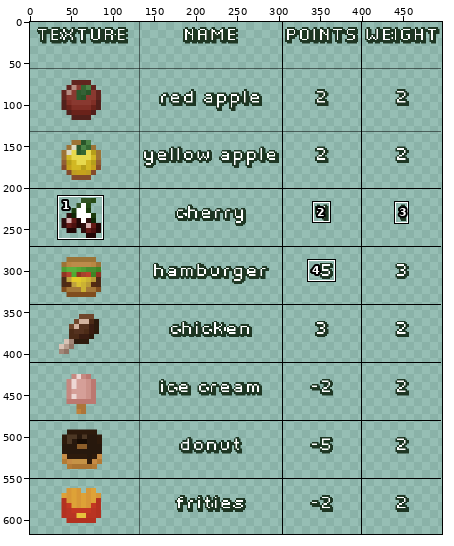
A sprite sheet gets an edit: resources/textures/foodStatsState/foodList.png. Above: a wide view before the commit, with the close-up outlined.
Close-up. Before:
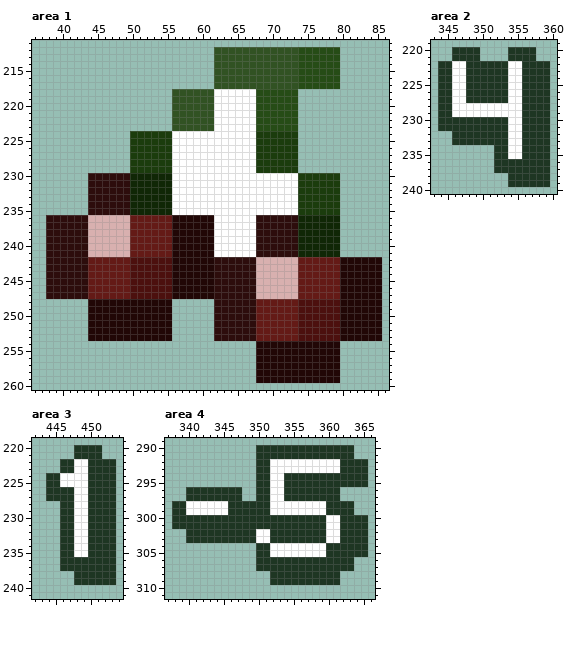
The file is 497x617 pixels. Colours within 5 levels of each other are drawn and written as one. Shown: area 1: x 36..86, y 211..260; area 2: x 343..360, y 219..240; area 3: x 442..454, y 219..241; area 4: x 337..366, y 289..311. The commit also changed other parts of the picture, which this record leaves out.
Now the later version:
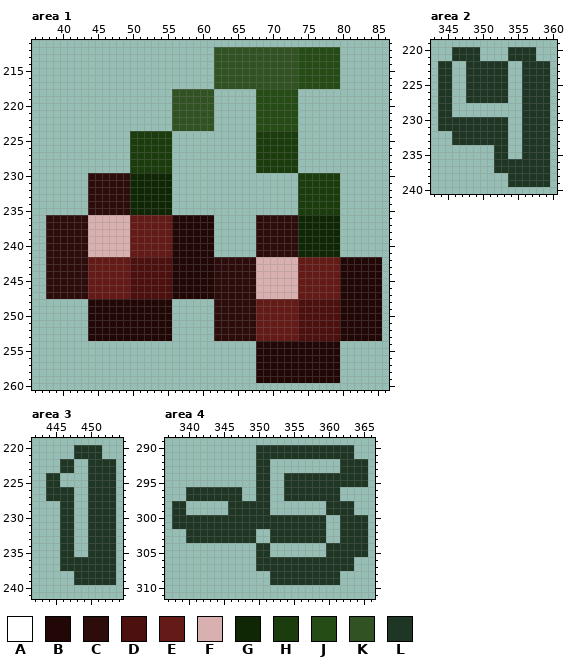
Palette (. is transparent): A #ffffff  B #210706  C #2d0d0c  D #4c100e  E #641a16  F #d8b0af  G #102706  H #1b3c0d  J #264c16  K #315223  L #1e3623
Change:
Changed rows in their new state; - is an unchanged pixel.
Area 1:
first column x 56:
218 ------......------
219 ------......------
220 ------......------
221 ------......------
222 ------......------
223 ------......------
224 ............------
225 ............------
226 ............------
227 ............------
228 ............------
229 ............------
230 ..................
231 ..................
232 ..................
233 ..................
234 ..................
235 ..................
236 ------......------
237 ------......------
238 ------......------
239 ------......------
240 ------......------
241 ------......------
Area 2:
first column x 346:
222 ..------..
223 ..------..
224 ..------..
225 ..------..
226 ..------..
227 ..------..
228 ..........
229 ..........
230 --------..
231 --------..
232 --------..
233 --------..
234 --------..
235 --------..
Area 3:
first column x 446:
222 --..
223 --..
224 ....
225 ....
226 --..
227 --..
228 --..
229 --..
230 --..
231 --..
232 --..
233 --..
234 --..
235 --..
Area 4:
first column x 340:
292 ------------..........
293 ------------..........
294 ------------..--------
295 ------------..--------
296 ------------..--------
297 ------------..--------
298 ......------........--
299 ......------........--
300 --------------------..
301 --------------------..
302 ----------..--------..
303 ----------..--------..
304 ------------........--
305 ------------........--
